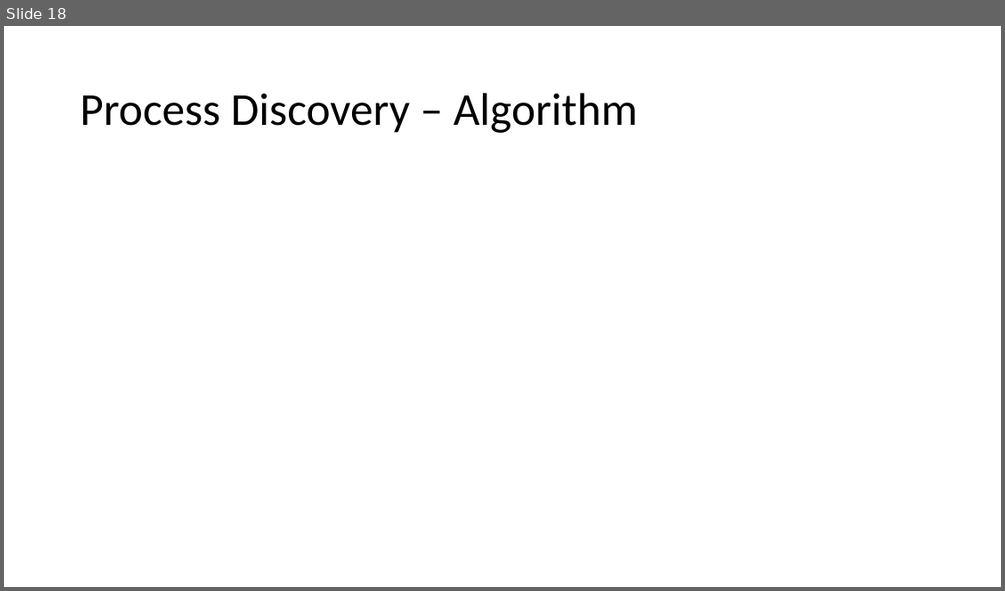
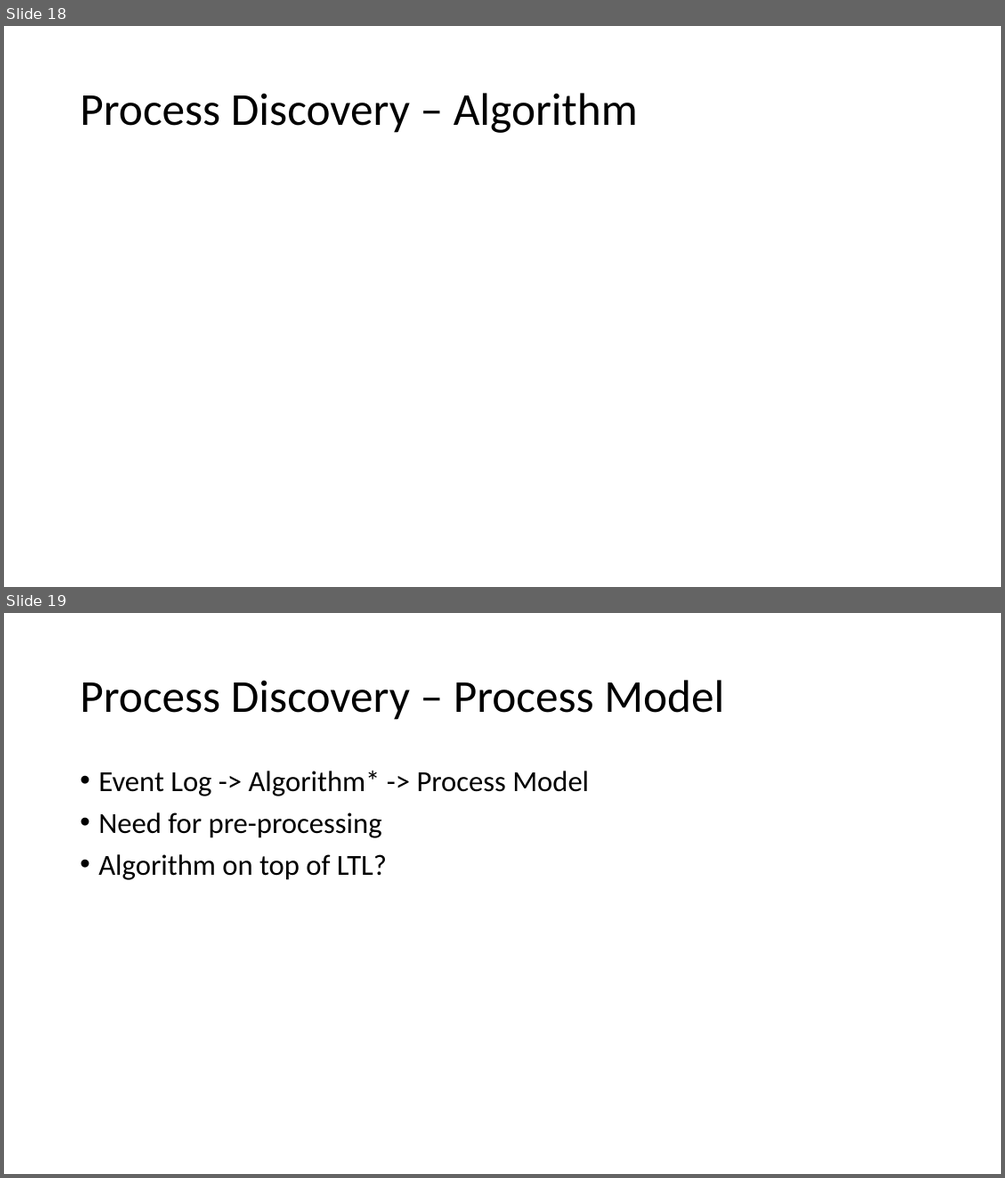
Before and after one commit to kensekense/unige-spring-2020, a slide deck: presentation2_CSAmodeling.pptx. Shown one above the other, each under a label of ours: slide 18 before the commit, slides 18 and 19 after it. The pictures are 1005x591 and 1005x1178 pixels, drawn with LibreOffice and Linux fonts; fonts in the diff are those of the drawing; grey boxes stand for pictures. Boxes give left, top, right and bottom in pixels: in the first picture for what was removed or moved away, otherwise in the second. Text is boxed around its words. In the diff, an @@ line names an element or a change of style, - is before the commit and + after.

```diff
--- a/presentation2_CSAmodeling.pptx
+++ b/presentation2_CSAmodeling.pptx
@@ slide 19 added at (4,613,1001,1174), background #FFFFFF @@
@@ title added at (80,680,724,720), 44 pt, text #000000 @@
+Process Discovery – Process Model
@@ text added at (98,771,589,880), 28 pt, text #000000 @@
+• Event Log -> Algorithm* -> Process Model
+• Need for pre-processing
+• Algorithm on top of LTL?
```
Also in this commit, not shown: 3 slides changed, 1 other slide added.
